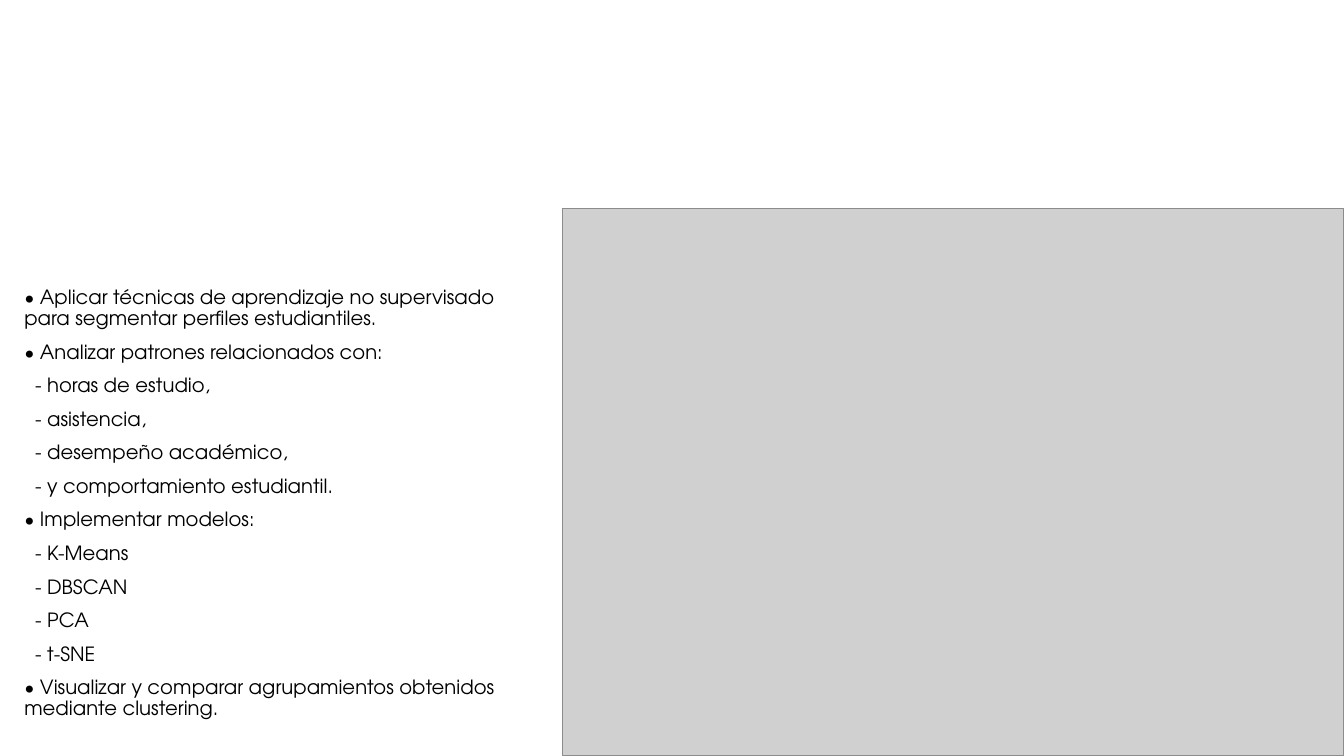
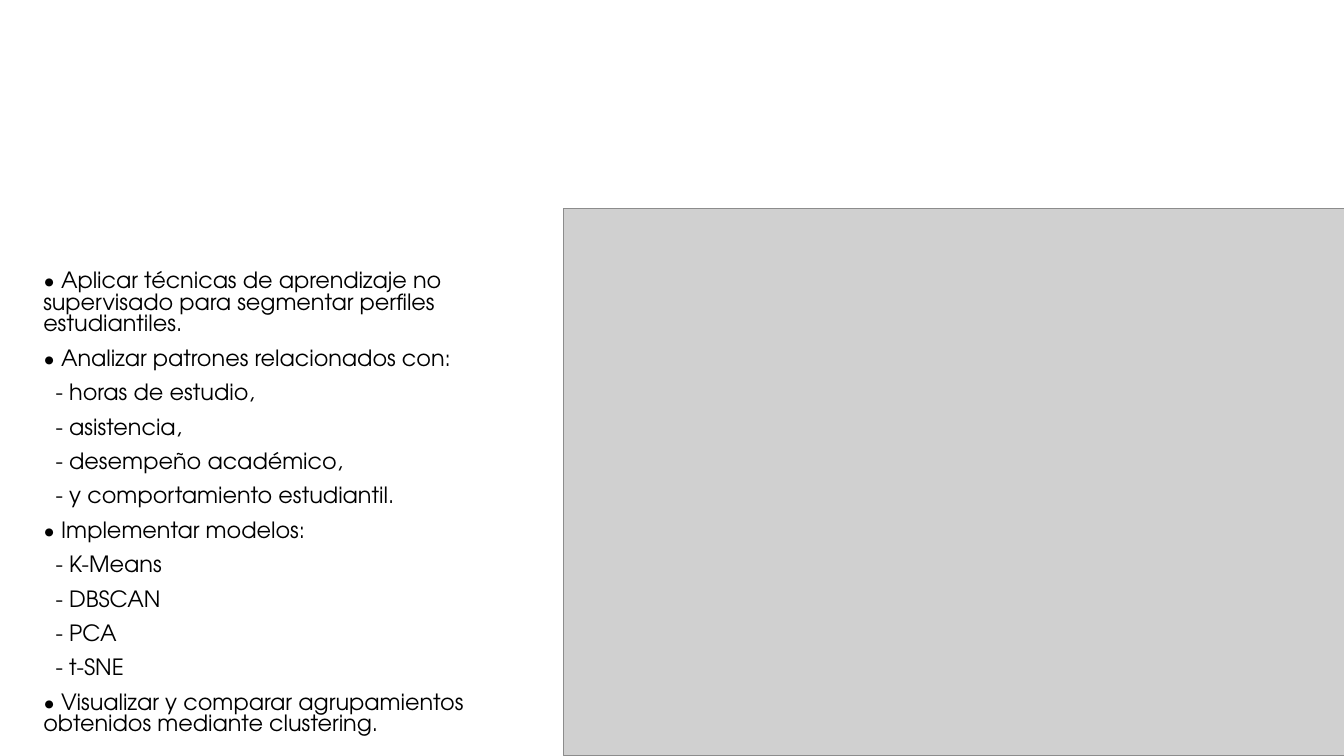
Before and after one commit to jhonquimi-png/Aprendizaje_Automatico, a slide deck: slide 3 of presentacion/UEES Aprendizaje Automatica - Semana 3 Actividad 1.pptx. Drawn at 1344x756 pixels with LibreOffice and Linux fonts; fonts in the diff are those of the drawing; grey boxes stand for pictures; background and template pictures are left out. Boxes give left, top, right and bottom in pixels: in the first picture for what was removed or moved away, otherwise in the second. Text is boxed around its words. In the diff, an @@ line names an element or a change of style, - is before the commit and + after.

```diff
--- a/presentacion/UEES Aprendizaje Automatica - Semana 3 Actividad 1.pptx
+++ b/presentacion/UEES Aprendizaje Automatica - Semana 3 Actividad 1.pptx
@@ text "• Aplicar técnicas de aprendizaje ..." moved from (x1=24, y1=289, x2=494, y2=720) to (x1=43, y1=271, x2=463, y2=736) @@
@@ text "• Aplicar técnicas de aprendizaje ..." at (x1=43, y1=271, x2=463, y2=736): size 14 to 16 pt; line spacing 0.9 to 0.8 @@
```
Also in this commit, not shown: 7 other slides changed.
